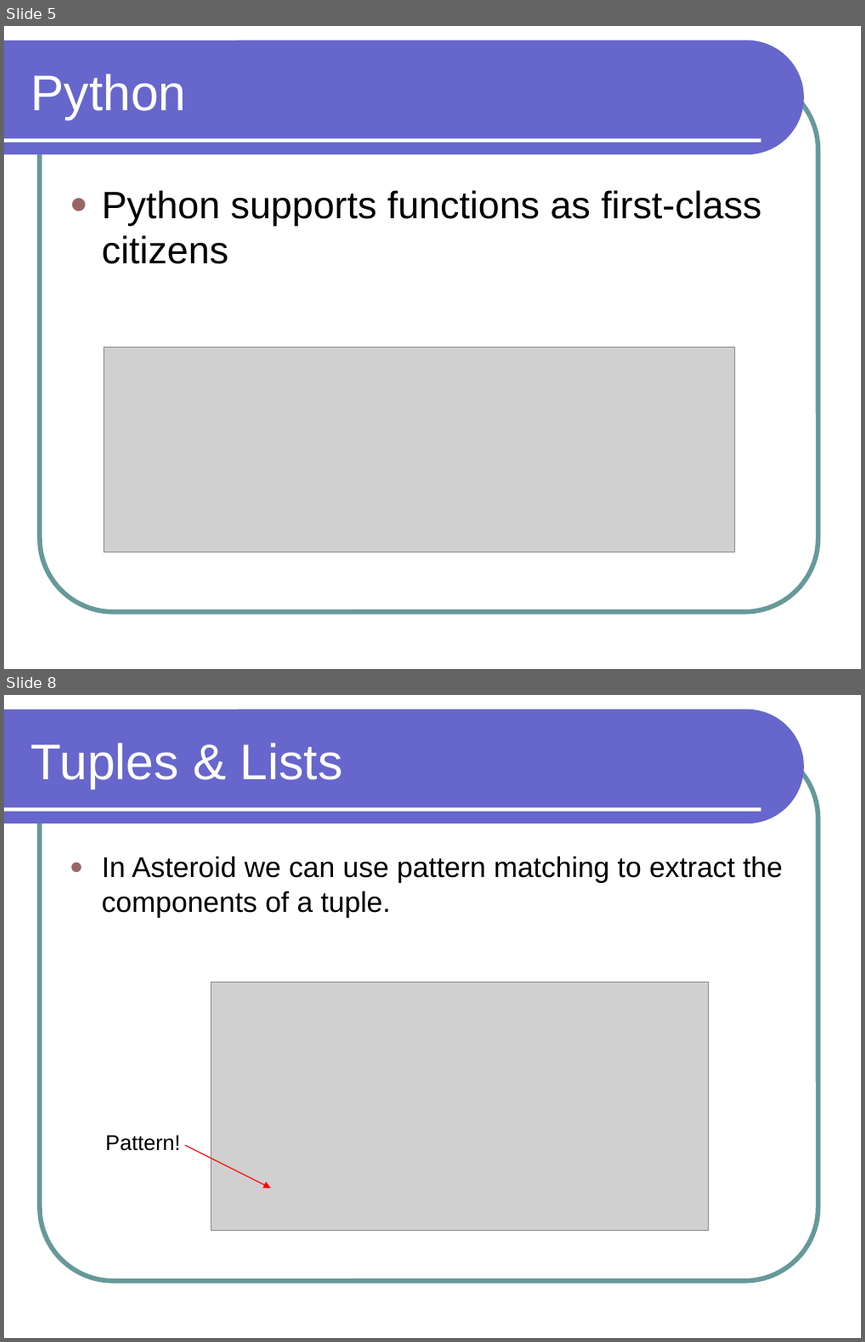
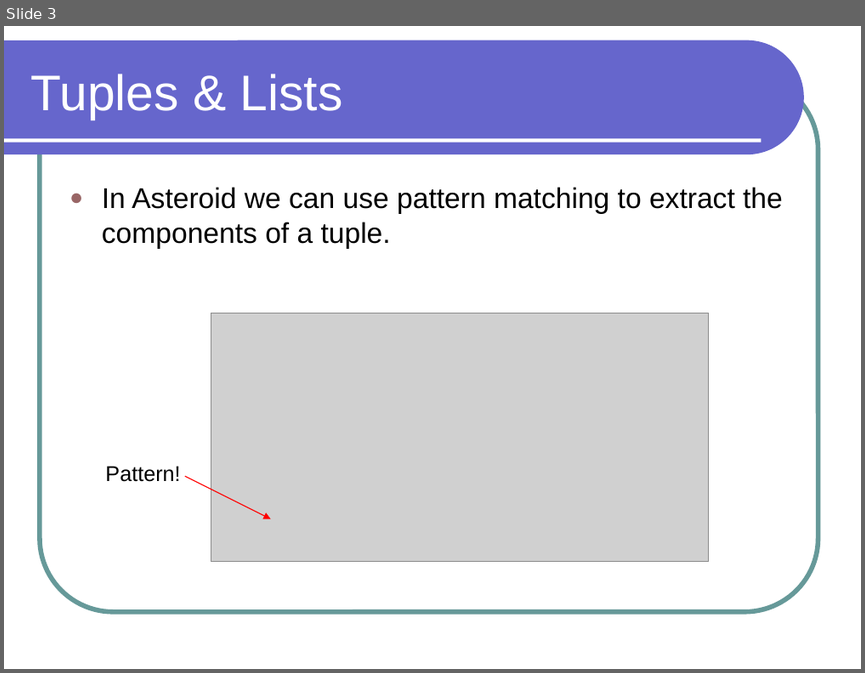
Before and after one commit to lutzhamel/CSC301, a slide deck: notes/csc301-ln013.ppt. Shown one above the other, each under a label of ours: slides 5 and 8 before the commit, slide 3 after it; the slides between them are not shown. The pictures are 865x1342 and 865x673 pixels, drawn with LibreOffice and Linux fonts; fonts in the diff are those of the drawing; grey boxes stand for pictures. Boxes give left, top, right and bottom in pixels: in the first picture for what was removed or moved away, otherwise in the second. Text is boxed around its words. In the diff, an @@ line names an element or a change of style, - is before the commit and + after.

```diff
--- a/notes/csc301-ln013.ppt
+++ b/notes/csc301-ln013.ppt
@@ slide 5 removed at [4,26,861,669], background #FFFFFF; not listed: 3 template elements that a slide beside it also shows @@
@@ title removed at [31,74,187,120] @@
-Python
@@ text removed at [102,190,761,264] @@
-● Python supports functions as first-class citizens
@@ picture removed at [104,347,735,552] @@
@@ what was slide 8 is now slide 3 @@
```
Also in this commit, not shown: 2 slides changed, 4 other slides removed, 20 other files.
